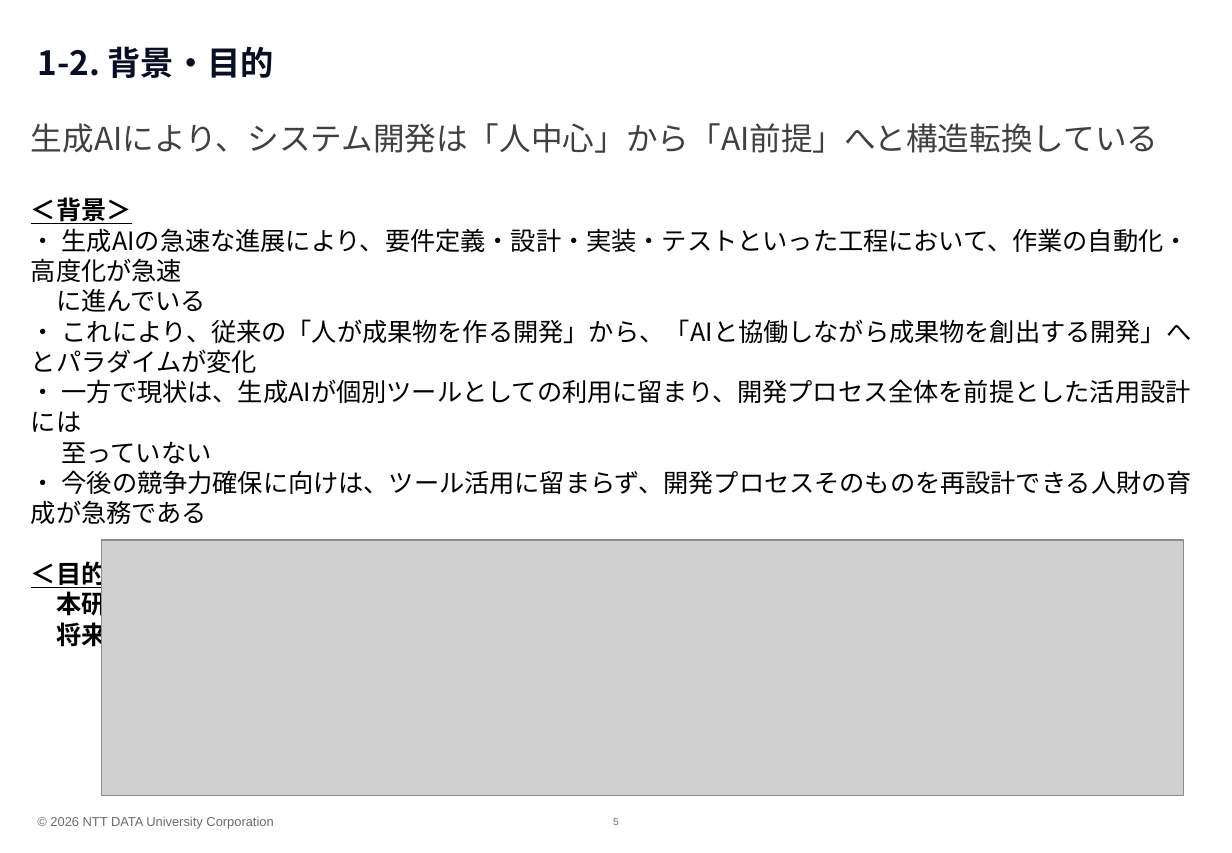
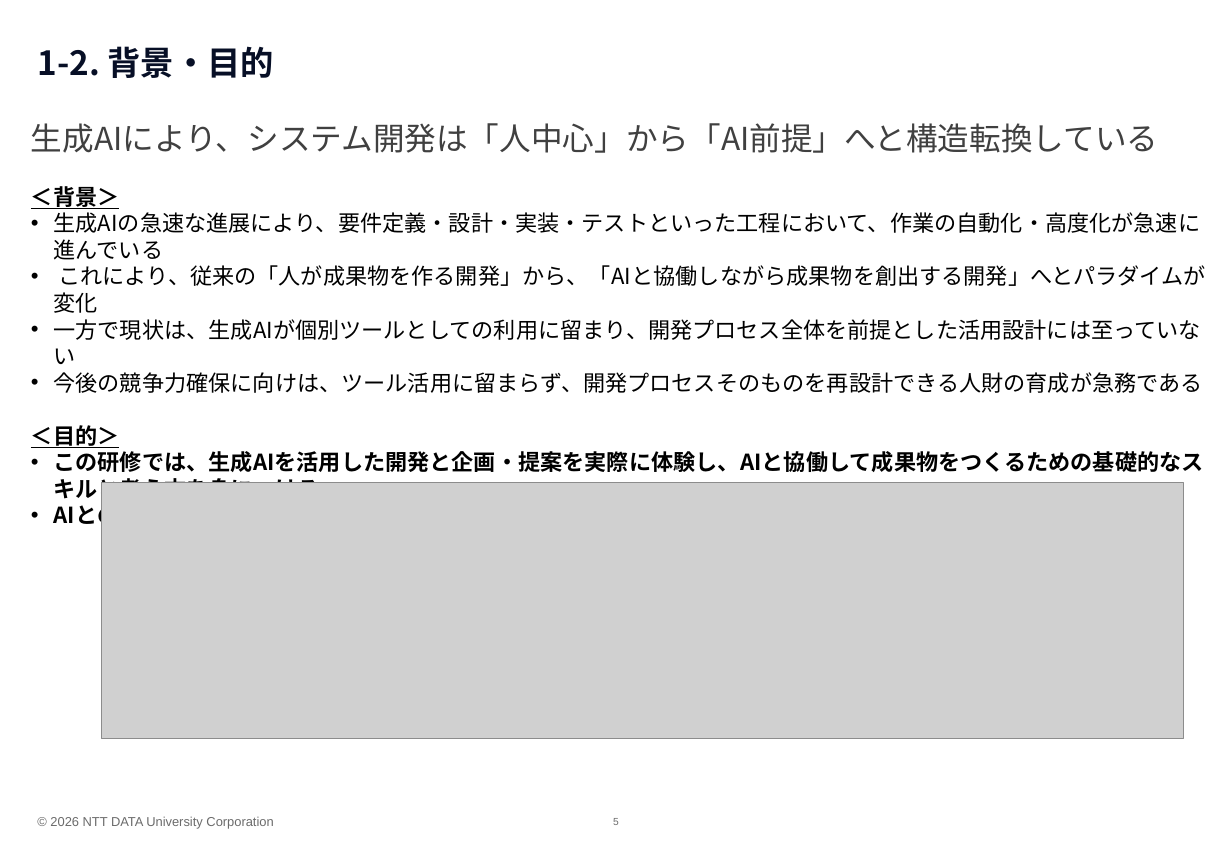
Before and after one commit to nishida2073/ai_navive, a slide deck: slide 5 of 01_テキスト/生成AI/【AI Native研修-生成AI】生成AIの基礎.pptx. Drawn at 1232x853 pixels with LibreOffice and Linux fonts; fonts in the diff are those of the drawing; grey boxes stand for pictures; background and template pictures are left out. Boxes give left, top, right and bottom in pixels: in the first picture for what was removed or moved away, otherwise in the second. Text is boxed around its words. In the diff, an @@ line names an element or a change of style, - is before the commit and + after.

Commit message:
md

```diff
--- a/01_テキスト/生成AI/【AI Native研修-生成AI】生成AIの基礎.pptx
+++ b/01_テキスト/生成AI/【AI Native研修-生成AI】生成AIの基礎.pptx
@@ text at box(31, 186, 120, 448): size 16 to 14 pt in "＜背景＞", "＜目的＞" @@
@@ text at box(54, 212, 1206, 393): text changed; size 16 to 14 pt @@
-・ 生成AIの急速な進展により、要件定義・設計・実装・テストといった工程において、作業の自動化・高度化が急速
-に進んでいる
-・ これにより、従来の「人が成果物を作る開発」から、「AIと協働しながら成果物を創出する開発」へとパラダイムが変化
-・ 一方で現状は、生成AIが個別ツールとしての利用に留まり、開発プロセス全体を前提とした活用設計には
-至っていない
-・ 今後の競争力確保に向けは、ツール活用に留まらず、開発プロセスそのものを再設計できる人財の育成が急務である
+• 生成AIの急速な進展により、要件定義・設計・実装・テストといった工程において、作業の自動化・高度化が急速に進んでいる
+• これにより、従来の「人が成果物を作る開発」から、「AIと協働しながら成果物を創出する開発」へとパラダイムが変化
+• 一方で現状は、生成AIが個別ツールとしての利用に留まり、開発プロセス全体を前提とした活用設計には至っていない
+• 今後の競争力確保に向けは、ツール活用に留まらず、開発プロセスそのものを再設計できる人財の育成が急務である
@@ text at box(54, 451, 1204, 529): text changed; size 16 to 14 pt @@
-本研修は、生成AIを前提とした開発プロセスを理解・実践できる人財を育成し、
-将来的な業務プロセスの変革の基盤を構築することを目的とする
+• この研修では、生成AIを活用した開発と企画・提案を実際に体験し、AIと協働して成果物をつくるための基礎的なスキルと考え方を身につける
+• AIとの対話や試行錯誤を重ねることで、配属後に自ら考えて仕事を進めるための土台をつくる
@@ picture: place and size @@
-picture at box(101, 540, 1183, 796)
+picture at box(101, 482, 1183, 738)
```
Also in this commit, not shown: 1 other slide changed.
